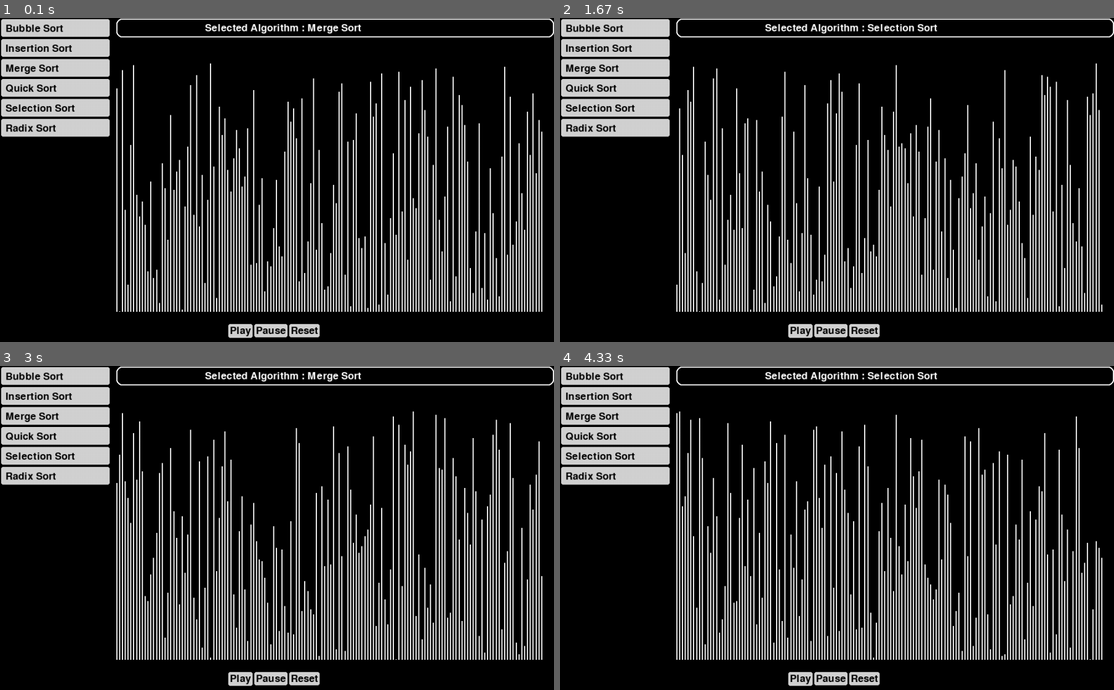
Above: before the commit, frames 1-4 (two rows, left to right).
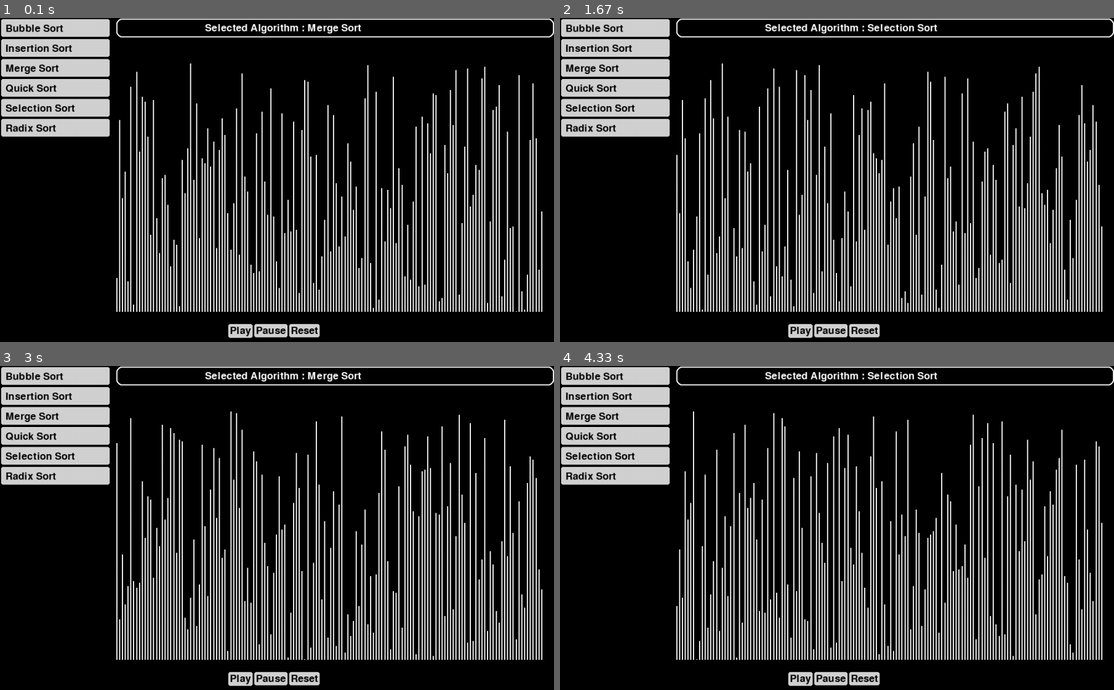
Above: after the commit, the same moments.

Repository: Colilhasnel/AlgorithmVisualizer_pygame
Game: pygame game, started from Visualizer.py
Two runs of this game, one before a commit and one after it. Both use one fixed random seed, a clock stepped at 60 frames per second and the inputs below.
Inputs (mouse positions are in pixels of both pictures, inside the frame that each line leads up to):
- Up to frame 1 (0.1 s): no input
- Up to frame 2 (1.67 s): click (798, 329) at 0.38 s, where only the run before the commit has a clickable "Play"; click (615, 108) at 0.72 s, where only the run before the commit has a clickable "Selection Sort"; click (864, 329) at 1.05 s, where only the run before the commit has a clickable "Reset"; click (831, 329) at 1.38 s, where only the run before the commit has a clickable "Pause"
- Up to frame 3 (3 s): click (238, 677) at 2.38 s, where only the run before the commit has a clickable "Play"; click (55, 414) at 2.72 s, where only the run before the commit has a clickable "Merge Sort"
- Up to frame 4 (4.33 s): click (626, 459) at 3.55 s

The runs differ from the first frame. In frame 1, 11% of the frame differs, in the area x 21-98%, y 13-91%; in frame 2, 11%; in frame 3, 11%; in frame 4, 12%.

Commit message:
Cleaned Code; improved efficiency; Better UI rendering; Algorithms to be customised according to new UI

Diff:
--- a/Visualizer.py
+++ b/Visualizer.py
@@ -2,6 +2,24 @@
 import random
 import buttons_class
 import display_algorithms
+from enum import Enum
+
+
+class anime_state(Enum):
+    PLAY = 1
+    PAUSE = 0
+    RESET = 2
+
+
+class colors():
+    BLACK = (0, 0, 0)
+    WHITE = (255, 255, 255)
+    RED = (255, 0, 0)
+    BLUE = (0, 0, 255)
+    GREEN = (0, 255, 0)
+    YELLOW = (255, 255, 0)
+    GREY = (175, 175, 175)
+
 
 pygame.init()
 
@@ -14,11 +32,13 @@
     fps = 120
     window_height = 550
     window_width = 1000
-    state = "Pause"
+    state = anime_state.RESET
     sorted = False
     selection = "Merge Sort"  # Algorithm text
     algorithm = None  # selected algorithm function
     algorithm_object = None  # generator object
+    anime_controls = []
+    algorithm_buttons = {}
 
     def __init__(self, data_len):
         self.window = pygame.display.set_mode((1000, 600), pygame.RESIZABLE)
@@ -36,8 +56,8 @@
             (2*len(self.data_array)-1)
         self.bar_gap = self.bar_width
         self.colors = []
-        for i in range(0,self.data_size):
-            self.colors.append('white')
+        for _ in range(0, self.data_size):
+            self.colors.append(colors.WHITE)
         self.sorted = False
 
     def draw_data(self, j=None):
@@ -56,102 +76,124 @@
             # y = self.window_height - self.margins - 450
             # rect = pygame.Rect(x,y,self.bar_width, 450)
             # pygame.draw.rect(self.window, 'black', rect)
+            y = self.window_height - MARGIN_TOP - 450
+            rect = pygame.Rect(x, y, self.bar_width, 450)
+            pygame.draw.rect(self.window, colors.BLACK, rect)
             y = self.window_height - MARGIN_TOP - element
             rect = pygame.Rect(x, y, self.bar_width, element)
             pygame.draw.rect(self.window, self.colors[index], rect)
         pygame.display.update()
 
+    def get_anime_rect(self):
+        x = MARGIN_LEFT
+        y = self.window_height - MARGIN_TOP - 450
+        width = self.window_width - MARGIN_LEFT - MARGIN_RIGHT
+        height = 450
+        rect = pygame.Rect(x, y, width, height)
+        return rect
+
     def random_gen(self, x, y):
         return random.randrange(x, y)
 
 
+GLOBAL_INFO = global_information(150)
+
+
 class select_algorithm_button:
-    def __init__(self, global_info, number, text, function_object):
+    def __init__(self, number, text, function_object):
         self.select_button = buttons_class.Button(
-            global_info, 0, number*36, text, False, True)
+            GLOBAL_INFO, 0, number*36, text, False, True)
         self.select_button.width = 200
         self.select_button.height = 36
         self.select_button.margin = 10
         self.select_button.button_rect = pygame.Rect(
             self.select_button.x_pos, self.select_button.y_pos, self.select_button.width, self.select_button.height)
         self.function = function_object
-        self.select_button.Draw(global_info)
+        self.select_button.Draw(GLOBAL_INFO)
 
     def check_click(self):
         return self.select_button.check_click()
 
 
-def static_screen(global_info):
-    menu_button = buttons_class.Button(global_info, 0, 1, "", False, True)
-    menu_button.button_rect = pygame.Rect(0, 1, 130, 34)
-
-    pygame.draw.rect(global_info.window, 'white',
-                     pygame.Rect(MARGIN_LEFT, 1, global_info.window_width - MARGIN_LEFT, 34), 2, 10)
-    heading = global_info.font1.render(
-        "Selected Algorithm : " + global_info.selection, True, 'white')
-    global_info.window.blit(heading, (370, 9))
-
-    algorithms_menu(global_info)
-
-    play_button = buttons_class.Button(
-        global_info, 410, 550, "Play", True, True)
-    pause_button = buttons_class.Button(
-        global_info, 457, 550, "Pause", True, True)
-    reset_button = buttons_class.Button(
-        global_info, 520, 550, "Reset", True, True)
-
-    if play_button.check_click():
-        global_info.state = "Play"
-    if pause_button.check_click():
-        global_info.state = "Pause"
-    if reset_button.check_click():
-        global_info.state = "Reset"
-
-
-def algorithms_menu(global_info):
-
-    algorithm_buttons = {}
-
-    algorithm_buttons["Bubble Sort"] = select_algorithm_button(
-        global_info, 0, "Bubble Sort", display_algorithms.bubble_sort)
-    algorithm_buttons["Insertion Sort"] = select_algorithm_button(
-        global_info, 1, "Insertion Sort", display_algorithms.insertion_sort)
-    algorithm_buttons["Merge Sort"] = select_algorithm_button(
-        global_info, 2, "Merge Sort", display_algorithms.merge_sort)
-    algorithm_buttons["Quick Sort"] = select_algorithm_button(
-        global_info, 3, "Quick Sort", display_algorithms.quick_sort)
-    algorithm_buttons["Selection Sort"] = select_algorithm_button(
-        global_info, 4, "Selection Sort", display_algorithms.selection_sort)
-    algorithm_buttons["Radix Sort"] = select_algorithm_button(
-        global_info, 5, "Radix Sort", display_algorithms.radix_sort)
-
-    for key, value in algorithm_buttons.items():
+def static_screen():
+    pygame.draw.rect(GLOBAL_INFO.window, colors.BLACK, pygame.Rect(
+        MARGIN_LEFT, 1, GLOBAL_INFO.window_width-MARGIN_LEFT, 34))
+    pygame.draw.rect(GLOBAL_INFO.window, colors.WHITE,
+                     pygame.Rect(MARGIN_LEFT, 1, GLOBAL_INFO.window_width - MARGIN_LEFT, 34), 2, 10)
+    heading = GLOBAL_INFO.font1.render(
+        "Selected Algorithm : " + GLOBAL_INFO.selection, True, colors.WHITE)
+    GLOBAL_INFO.window.blit(heading, (370, 9))
+
+    GLOBAL_INFO.anime_controls.append(buttons_class.Button(
+        GLOBAL_INFO, 410, 550, "Play", True, True))
+    GLOBAL_INFO.anime_controls.append(buttons_class.Button(
+        GLOBAL_INFO, 457, 550, "Pause", True, True))
+    GLOBAL_INFO.anime_controls.append(buttons_class.Button(
+        GLOBAL_INFO, 520, 550, "Reset", True, True))
+
+
+def algorithms_menu():
+
+    GLOBAL_INFO.algorithm_buttons["Bubble Sort"] = select_algorithm_button(
+        0, "Bubble Sort", display_algorithms.bubble_sort)
+    GLOBAL_INFO.algorithm_buttons["Insertion Sort"] = select_algorithm_button(
+        1, "Insertion Sort", display_algorithms.insertion_sort)
+    GLOBAL_INFO.algorithm_buttons["Merge Sort"] = select_algorithm_button(
+        2, "Merge Sort", display_algorithms.merge_sort)
+    GLOBAL_INFO.algorithm_buttons["Quick Sort"] = select_algorithm_button(
+        3, "Quick Sort", display_algorithms.quick_sort)
+    GLOBAL_INFO.algorithm_buttons["Selection Sort"] = select_algorithm_button(
+        4, "Selection Sort", display_algorithms.selection_sort)
+    GLOBAL_INFO.algorithm_buttons["Radix Sort"] = select_algorithm_button(
+        5, "Radix Sort", display_algorithms.radix_sort)
+
+
+def check_controls():
+
+    if GLOBAL_INFO.anime_controls[0].check_click():
+        GLOBAL_INFO.state = anime_state.PLAY
+    if GLOBAL_INFO.anime_controls[1].check_click():
+        GLOBAL_INFO.state = anime_state.PAUSE
+    if GLOBAL_INFO.anime_controls[2].check_click():
+        GLOBAL_INFO.state = anime_state.RESET
+
+    for key, value in GLOBAL_INFO.algorithm_buttons.items():
         if value.check_click():
-            global_info.selection = key
-            global_info.algorithm = value.function
-            global_info.state = "Reset"
+            GLOBAL_INFO.selection = key
+            GLOBAL_INFO.algorithm = value.function
+            GLOBAL_INFO.state = anime_state.RESET
+            pygame.draw.rect(GLOBAL_INFO.window, colors.BLACK, pygame.Rect(
+                MARGIN_LEFT, 1, GLOBAL_INFO.window_width-MARGIN_LEFT, 34))
+            pygame.draw.rect(GLOBAL_INFO.window, colors.WHITE,
+                             pygame.Rect(MARGIN_LEFT, 1, GLOBAL_INFO.window_width - MARGIN_LEFT, 34), 2, 10)
+            heading = GLOBAL_INFO.font1.render(
+                "Selected Algorithm : " + GLOBAL_INFO.selection, True, colors.WHITE)
+            GLOBAL_INFO.window.blit(heading, (370, 9))
 
 
 def main():
 
-    global_info = global_information(150)
     running = True
-    global_info.algorithm = display_algorithms.merge_sort
-    global_info.algorithm_object = global_info.algorithm(global_info)
+    GLOBAL_INFO.algorithm = display_algorithms.merge_sort
+    GLOBAL_INFO.algorithm_object = GLOBAL_INFO.algorithm(GLOBAL_INFO)
+    static_screen()
+    algorithms_menu()
     while running:
-        global_info.window.fill('black')
-        global_info.timer.tick(global_info.fps)
-
-        static_screen(global_info)
-
-        global_info.draw_data()
-        if global_info.state == "Reset":
-            global_info.generate_list()
-            global_info.algorithm_object = global_info.algorithm(
-                global_info)
-            global_info.state = "Pause"
-        if global_info.state == "Play" and not global_info.sorted:
-            next(global_info.algorithm_object)
+        GLOBAL_INFO.timer.tick(GLOBAL_INFO.fps)
+
+        check_controls()
+
+        if GLOBAL_INFO.state == anime_state.PAUSE:
+            pygame.draw.rect(GLOBAL_INFO.window, colors.BLACK,
+                             GLOBAL_INFO.get_anime_rect())
+            GLOBAL_INFO.draw_data()
+        if GLOBAL_INFO.state == anime_state.RESET:
+            GLOBAL_INFO.generate_list()
+            GLOBAL_INFO.algorithm_object = GLOBAL_INFO.algorithm(
+                GLOBAL_INFO)
+            GLOBAL_INFO.state = anime_state.PAUSE
+        if GLOBAL_INFO.state == anime_state.PLAY and not GLOBAL_INFO.sorted:
+            next(GLOBAL_INFO.algorithm_object)
 
         for event in pygame.event.get():
             if event.type == pygame.QUIT:
--- a/buttons_class.py
+++ b/buttons_class.py
@@ -1,5 +1,4 @@
 import pygame
-
 
 class Button:
     def __init__(self, global_info, x_pos, y_pos, text, draw_self, enabled):
--- a/display_algorithms.py
+++ b/display_algorithms.py
@@ -1,3 +1,6 @@
+from Visualizer import colors
+
+
 def swap(global_info, x, y):
     global_info.data_array[x], global_info.data_array[y] = global_info.data_array[y], global_info.data_array[x]
     global_info.colors[x], global_info.colors[y] = global_info.colors[y], global_info.colors[x]
@@ -7,18 +10,27 @@
     n = global_info.data_size
     for i in range(0, n-1):
         for j in range(0, n-i-1):
-            global_info.colors[j] = 'red'
+            global_info.colors[j] = colors.RED
+            global_info.draw_data(j)
             # global_info.draw_data(j)
             if (global_info.data_array[j] > global_info.data_array[j+1]):
                 swap(global_info, j, j+1)
-                global_info.colors[j] = 'grey'
+                global_info.colors[j] = colors.GREY
+                global_info.draw_data(j)
+                global_info.draw_data(j+1)
             else:
-                global_info.colors[j] = 'yellow'
+                global_info.colors[j] = colors.YELLOW
+                global_info.colors[j+1] = colors.RED
+                global_info.draw_data(j)
+                global_info.draw_data(j+1)
             yield True
         for j in range(0, n-i-1):
-            global_info.colors[j] = 'white'
-        global_info.colors[n-i-1] = 'green'
-    global_info.colors[0] = 'green'
+            global_info.colors[j] = colors.WHITE
+        global_info.draw_data()
+        global_info.colors[n-i-1] = colors.GREEN
+        global_info.draw_data(n-i-1)
+    global_info.colors[0] = colors.GREEN
+    global_info.draw_data(0)
     global_info.sorted = True
     yield True
 
@@ -102,10 +114,12 @@
         for i in range(0, n1):
             arr1.append(global_info.data_array[l + i])
             global_info.colors[l+i] = 'yellow'
+            global_info.draw_data(l+i)
             yield False
         for i in range(0, n2):
             arr2.append(global_info.data_array[mid + i + 1])
             global_info.colors[mid + i + 1] = 'cyan'
+            global_info.draw_data(mid+i+1)
             yield False
 
         p1 = 0
@@ -128,7 +142,7 @@
 
         while (p1 < n1):
             global_info.data_array[p] = arr1[p1]
-            global_info.colors[p]= 'grey'
+            global_info.colors[p] = 'grey'
             yield False
             p = p + 1
             p1 = p1+1
